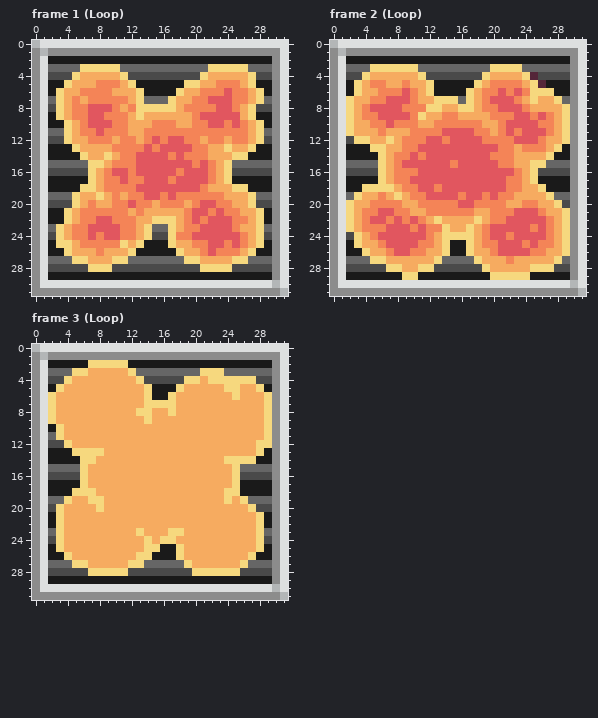
A pixel-art file gets an edit: tileset-src/tileset-lexy-flame-jet.aseprite. Above: the version before the commit.
32x32 pixels, 3 frames. Shown: frame 1 (Loop), frame 2 (Loop), frame 3 (Loop).
Once edited:
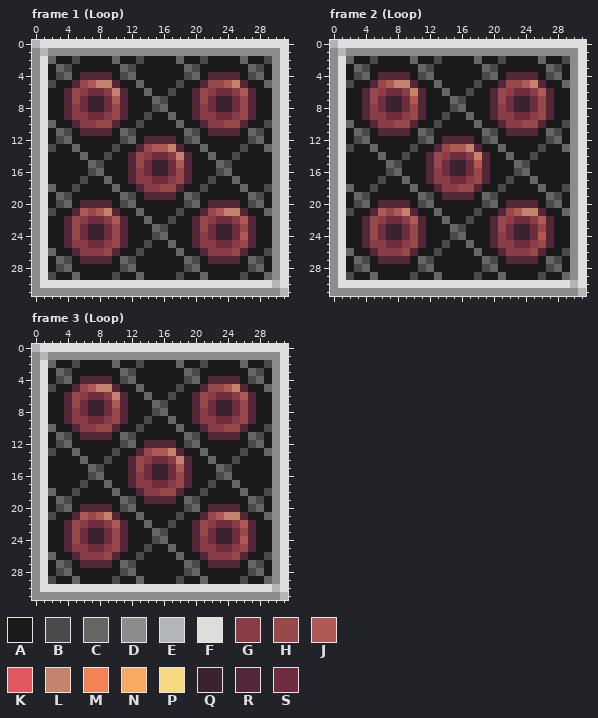
Palette (. is transparent): A #1a1a1a  B #4a4a4a  C #666666  D #8c8c8c  E #b3b6b7  F #dddfdf  G #8a3d47  H #974949  J #af5a55  K #e1565f  L #c6836c  M #f48457  N #f6ab60  P #f6d87e  Q #3a2231  R #542639  S #712d40
What changed:
layer "base final" added
layer "Layer 4" now hidden
Changed rows in their new state; - is an unchanged pixel.
Frame 1 (Loop):
first column x 2:
 2 C--B----C--B----C--B----C--B
 3 A-BAAAAAA-BAAAAAA-BAAAAAA-BA
 4 A-CARRRRABCAAAAAA-CARRRRABCA
 5 B-ARHJLLRAAC----BAARHHJLRA-C
 6 -ARHGSSGLRAAC--BAARHGSSGJRA-
 7 AARHSQQSJRAAA-BAAARHSQQSHRAA
 8 AARGSQQSHRAAABCAAARGSQQSHRAA
 9 -ARGGSSGHRAABAACAARGGSSGHR--
10 C-ARGGHHRAABAAAACAARGGHHRAAB
11 A-BARRRRACBAAAAAACBARRRRACBA
12 A-CAAAAAABCARRRRABCAAAAAABCA
13 B--CAAAABAARHJJLRAACAAAABA-C
14 ----CAABAARHGSSGLRAACAABA---
15 AAAAACBAAARHSQQSJRAAACBAAAAA
16 AAAAABCAAARGSQQSHRAAABCAAAAA
17 ----BAACAARGGSSGHRAABAAC----
18 C--BAAAACAARGGHHRAABAAAAC--B
19 A-BAAAAAACBARRRRACBAAAAAACBA
20 A-CARRRRABCAAAAAABCARRRRABCA
21 B-ARJHJLRAACAAAABAARHJLLRAAC
22 --RHGSSGJRAACAABAARHGSSGJRA-
23 AARHSQQSHRAAA-BAAARHSQQSHRAA
24 AARHSQQSHRAAA-CAAARGSQQSJRAA
25 -ARGGSSGHRAAB--CAARGGSSGHRA-
26 C-ARGGGHRAAB----CAARGGGHRA-B
27 A-BARRRRACBAAAAAACBARRRRA-BA
28 A-CAAAAAA-CAAAAAA-CAAAAAA-CA
29 B--C----B--C----B--C----B--C
Frame 2 (Loop):
first column x 2:
 2 C--B----C--B----C--B----C--B
 3 A-BAAAAAA-BAAAAAA-BAAAAAA-BA
 4 A-CARRRRABCAAAAAABCARRR-A-CA
 5 BAARHJLLRAAC----BAARHHJL---C
 6 -ARHGSSGLRA-C--BAARHGSSGJR--
 7 AARHSQQSJRAAACBAAARHSQQSHRAA
 8 AARGSQQSHRAAABCAAARGSQQSHRAA
 9 AARGGSSGHRAABAACAARGGSSGHRAA
10 CAARGGHHRAABAAAACAARGGHHRAAB
11 ACBARRRRACBAAAAAACBARRRRACBA
12 ABCAAAAAABCARRRRABCAAAAAABCA
13 B--CAAAABAARHJJLRAACAAAABAAC
14 ----CAABAARHGSSGLRAACAABAA--
15 AAAAACBAAARHSQQSJRAAACBAAAAA
16 AAAAABCAAARGSQQSHRAAABCAAAAA
17 ----BAACAARGGSSGHRAABAAC----
18 C-ABAAAACAARGGHHRAABAAAAC--B
19 ACBAAAAAACBARRRRACBAAAAAACBA
20 ABCARRRRABCAAAAAABCARRRRABCA
21 BAARJHJLRAACAAAABAARHJLLRAAC
22 AARHGSSGJRAACAABAARHGSSGJRAA
23 AARHSQQSHRAAACBAAARHSQQSHRAA
24 AARHSQQSHRAAABCAAARGSQQSJRAA
25 -ARGGSSGHRAAB--CAARGGSSGHRAA
26 C-ARGGGHRAABA--ACAARGGGHRAAB
27 A-BARRRRACBAAAAAACBARRRRACBA
28 A-CAAAAAABCAAAAAABCAAAAAABCA
29 B--C---AB--C----B-ACAAA-B--C
Frame 3 (Loop):
first column x 2:
 2 C--B-AAACA-B----C--B----C--B
 3 A-BAAAAAACBAAAAAA-BAAAAAA-BA
 4 A-CARRRRABCAAAAAABCARRRRABCA
 5 BAARHJLLRAACA---BAARHHJLRAAC
 6 AARHGSSGLRAAC--BAARHGSSGJRAA
 7 AARHSQQSJRAAACBAAARHSQQSHRAA
 8 AARGSQQSHRAAABCAAARGSQQSHRAA
 9 AARGGSSGHRAABAACAARGGSSGHRAA
10 CAARGGHHRAABAAAACAARGGHHRAAB
11 ACBARRRRACBAAAAAACBARRRRACBA
12 A-CAAAAAABCARRRRABCAAAAAABCA
13 B--CAAAABAARHJJLRAACAAAABAAC
14 ----CAABAARHGSSGLRAACAABAA--
15 AAAAACBAAARHSQQSJRAAACBAAAAA
16 AAAAABCAAARGSQQSHRAAABCAAAAA
17 ----BAACAARGGSSGHRAABAAC----
18 C--BAAAACAARGGHHRAABAAAAC--B
19 A-BAAAAAACBARRRRACBAAAAAA-BA
20 ABCARRRRABCAAAAAABCARRRRABCA
21 BAARJHJLRAACAAAABAARHJLLRAAC
22 -ARHGSSGJRAACAABAARHGSSGJRA-
23 AARHSQQSHRAAACBAAARHSQQSHRAA
24 AARHSQQSHRAAABCAAARGSQQSJRAA
25 -ARGGSSGHRAABA-CAARGGSSGHRA-
26 C-ARGGGHRAABA---CAARGGGHRA-B
27 A-BARRRRACBAAAAAACBARRRRA-BA
28 A-CAAAAAABCAAAAAA-CAAAAAA-CA
29 B--C----B--C----B--C----B--C
Where, in picture pixels (left, top, right, bottom), the same in both pictures:
changed: (48, 56, 272, 280)
changed: (346, 56, 570, 280)
changed: (48, 360, 272, 584)
